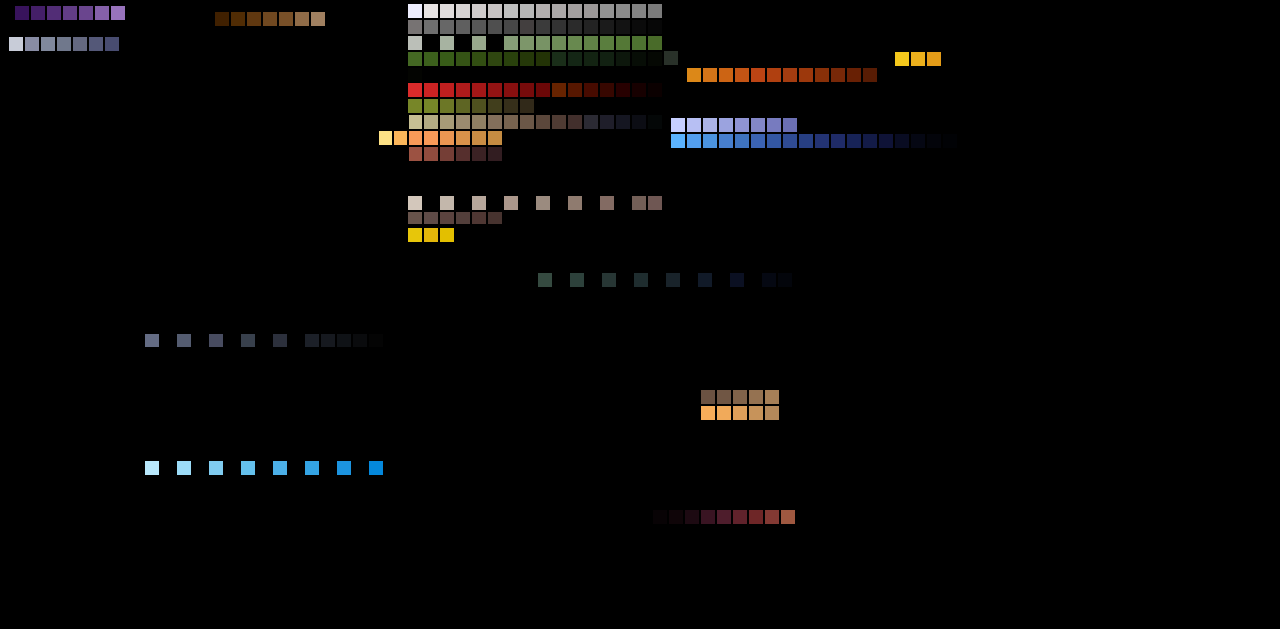
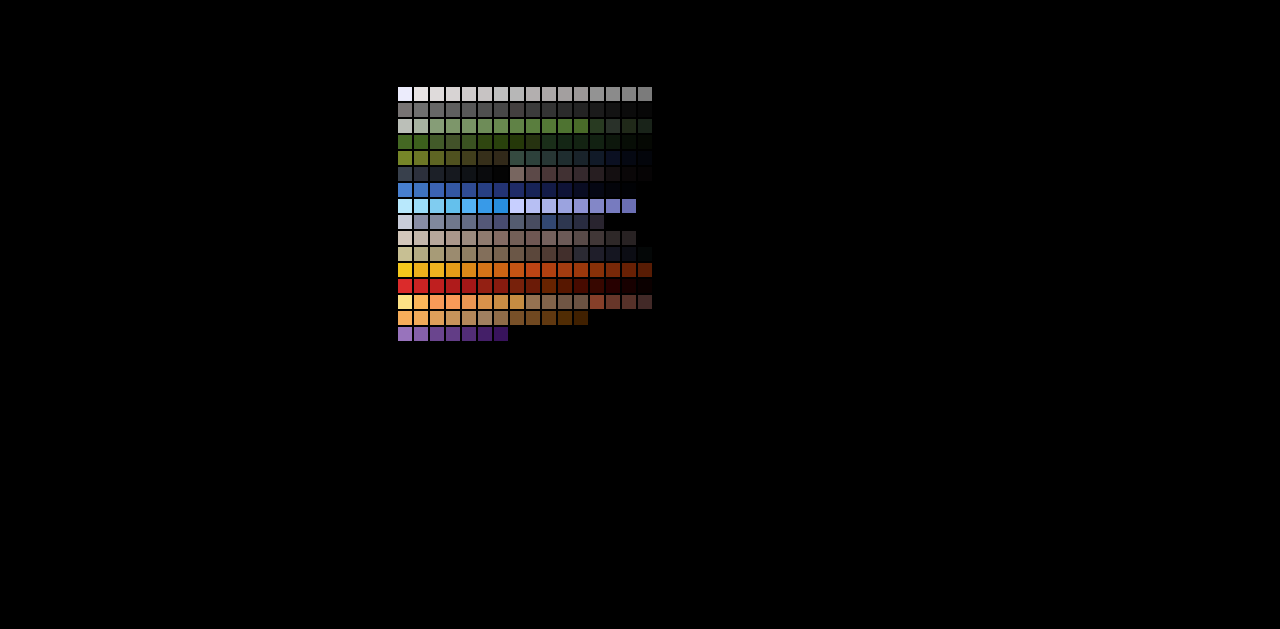
Comparing the layer stacks of the two (1280, 629) images. Changes:
added layer "Layer 41" above "Group 1" over [left=398, top=83, right=957, bottom=524]
moved "Layer 29" into group "Group 1" over [left=409, top=147, right=502, bottom=161]
moved "Layer 26" into group "Group 1" over [left=664, top=51, right=678, bottom=65]
moved "Layer 25" into group "Group 1" over [left=408, top=228, right=438, bottom=242]
moved "Layer 24" into group "Group 1" over [left=408, top=228, right=454, bottom=242]
moved "Layer 23" into group "Group 1" over [left=379, top=128, right=409, bottom=149]
moved "Layer 20" into group "Group 1" over [left=687, top=52, right=941, bottom=82]
moved "Layer 22" into group "Group 1" over [left=177, top=36, right=779, bottom=420]
moved "Layer 21" into group "Group 1" over [left=145, top=4, right=957, bottom=419]
moved "Layer 19" into group "Group 1" over [left=407, top=97, right=560, bottom=161]
moved "Layer 18" into group "Group 1" over [left=9, top=4, right=957, bottom=524]
moved "Layer 16" into group "Group 1" over [left=9, top=4, right=957, bottom=524]
moved "Layer 13" into group "Group 1" over [left=395, top=98, right=585, bottom=341]
moved "Layer 12" into group "Group 1" over [left=454, top=99, right=583, bottom=115]
moved "Layer 9 copy" into group "Group 1" over [left=653, top=510, right=795, bottom=524]
moved "Layer 9" into group "Group 1" over [left=653, top=510, right=795, bottom=524]
moved "Layer 14" into group "Group 1" over [left=653, top=510, right=795, bottom=524]
moved "Layer 3" into group "Group 1" over [left=404, top=36, right=804, bottom=524]
moved "Layer 4 copy" into group "Group 1" over [left=943, top=134, right=957, bottom=148]
moved "Layer 4" into group "Group 1" over [left=927, top=134, right=941, bottom=148]
moved "Layer 1" into group "Group 1" over [left=9, top=4, right=957, bottom=524]
painted on "Background" over [left=145, top=4, right=957, bottom=524]
…and 6 more changes (6 stack)
